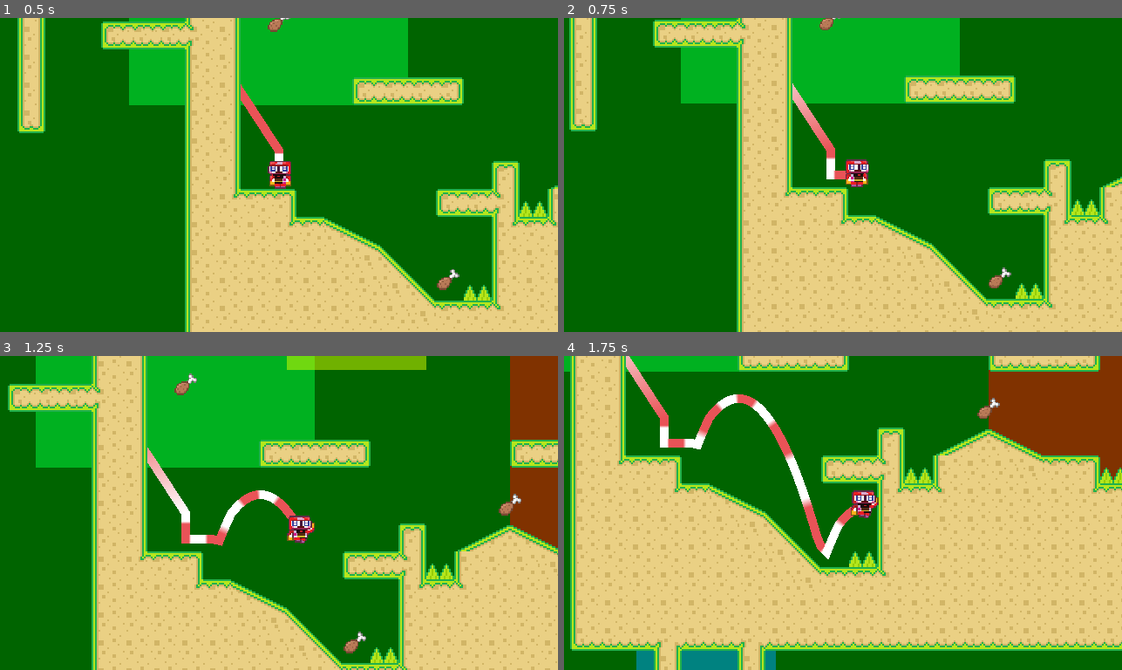
Above: before the commit, frames 1-4 (two rows, left to right).
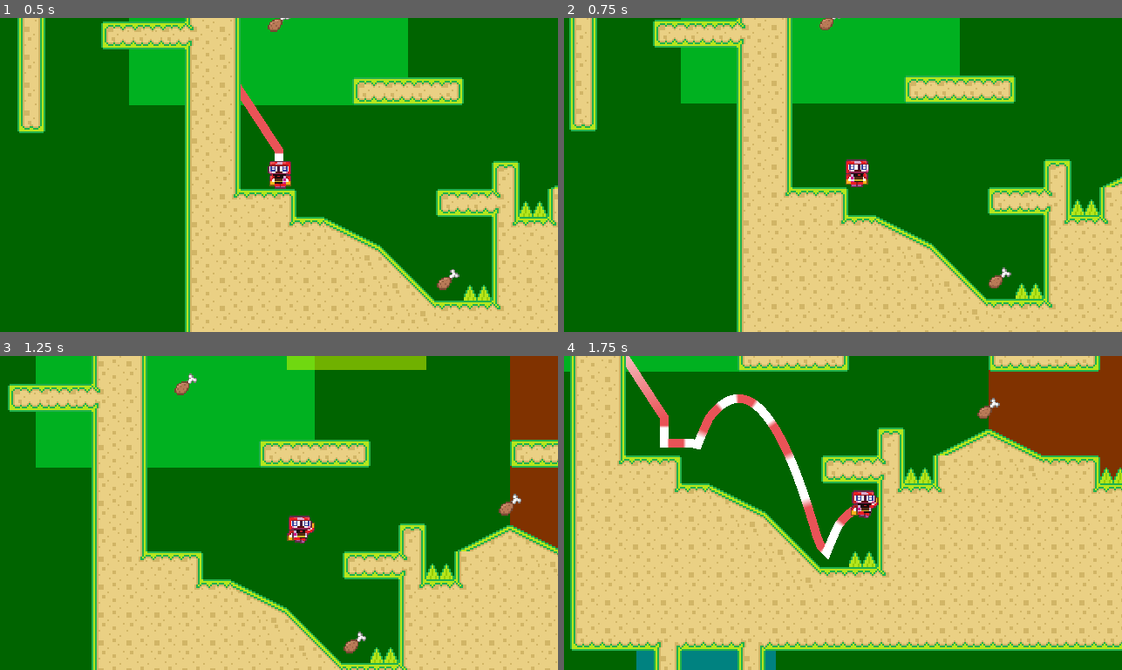
Above: after the commit, the same moments.

Repository: TeoRam23/GodotPlatformer
Game: Godot game, scene res://levels/level_one.tscn
Two runs of this game, one before a commit and one after it. Both use one fixed random seed, a clock stepped at 60 frames per second and the inputs below.
Inputs (mouse positions are in pixels of both pictures, inside the frame that each line leads up to):
- Up to frame 1 (0.5 s): no input
- Up to frame 2 (0.75 s): move the mouse to (965, 159) at 0.52 s; hold D (right) from 0.53 s (still down); hold G from 0.53 s (still down); tap L (L, bound only after the commit) at 0.6 s
- Up to frame 3 (1.25 s): keep holding D (right); keep holding G; tap W (jump) at 0.77 s
- Up to frame 4 (1.75 s): keep holding D (right); move the mouse to (731, 528) at 1.27 s; release G at 1.28 s; tap G at 1.35 s; tap W (jump) at 1.52 s; tap L (L, bound only after the commit) at 1.55 s

Frame 1 is identical in both runs. In frame 2, 0.5% of the frame differs, in the area x 40-51%, y 20-52%; in frame 3, 1.2%, in the area x 26-53%, y 29-61%; in frame 4, nothing differs.

Commit message:
linje toggle og anti gravity sphere
man kan skru av og på kul linje med L.
anti gravity sphere er som gravity sphere, men det går motsatt vei.
satt tilbake at det er den nyeste gravity area som gir gravitasjon, isteden for den eldste.

Diff:
--- /dev/null
+++ b/gravity/scenes/gravity_anti_sphere.tscn
@@ -0,0 +1,32 @@
+[gd_scene load_steps=5 format=3 uid="uid://c4o8wwykfgl57"]
+
+[ext_resource type="Script" path="res://gravity/scripts/gravity_anti_sphere.gd" id="1_nruh0"]
+
+[sub_resource type="CircleShape2D" id="CircleShape2D_g18cn"]
+radius = 16.0
+
+[sub_resource type="Gradient" id="Gradient_3b4d1"]
+offsets = PackedFloat32Array(0, 0.658065, 0.709677)
+colors = PackedColorArray(1, 0.7, 0, 1, 1, 0, 0, 0.454902, 0, 0, 1, 0)
+
+[sub_resource type="GradientTexture2D" id="GradientTexture2D_ank76"]
+gradient = SubResource("Gradient_3b4d1")
+width = 320
+height = 320
+fill = 1
+fill_from = Vector2(0.5, 0.5)
+metadata/_snap_enabled = true
+
+[node name="gravity_anti_sphere" type="Area2D"]
+z_index = -2
+collision_layer = 8
+collision_mask = 2
+script = ExtResource("1_nruh0")
+
+[node name="CollisionShape2D" type="CollisionShape2D" parent="."]
+shape = SubResource("CircleShape2D_g18cn")
+
+[node name="Sprite2D" type="Sprite2D" parent="CollisionShape2D"]
+position = Vector2(-2.38419e-07, -2.38419e-07)
+scale = Vector2(0.1, 0.1)
+texture = SubResource("GradientTexture2D_ank76")
--- /dev/null
+++ b/gravity/scripts/gravity_anti_sphere.gd
@@ -0,0 +1,5 @@
+extends Area2D
+
+
+# forteller player at dette er anti sphere
+var area_direction = -123456
--- a/gravity/scripts/gravity_sphere.gd
+++ b/gravity/scripts/gravity_sphere.gd
@@ -1,17 +1,5 @@
 extends Area2D
 
 
-#var target_position : Vector2
+# forteller player at dette er sphere
 var area_direction = 123456
-
-func _process(delta):
-	pass
-#	if get_overlapping_bodies():
-#		var entered_body
-#		var relative_position = target_position - global_position
-#		var angle_to_target = relative_position.angle()
-#
-#		# The angle is given in radians, you may convert it to degrees if needed
-#		var angle_in_degrees = rad_to_deg(angle_to_target)
-#
-#		print("Angle to target: ", angle_in_degrees)
--- a/levels/level_one.tscn
+++ b/levels/level_one.tscn
@@ -9,6 +9,7 @@
 [ext_resource type="PackedScene" uid="uid://hf8kpibst4e4" path="res://gravity/scenes/gravity_slope.tscn" id="7_okesb"]
 [ext_resource type="PackedScene" uid="uid://n7sgjhrn215g" path="res://gravity/scenes/gravity_sphere.tscn" id="8_1jkel"]
 [ext_resource type="PackedScene" uid="uid://b4a5o84456fe4" path="res://scenes/collision_sphere.tscn" id="9_vb12r"]
+[ext_resource type="PackedScene" uid="uid://c4o8wwykfgl57" path="res://gravity/scenes/gravity_anti_sphere.tscn" id="10_uhn1t"]
 
 [node name="LevelOne" instance=ExtResource("1_lom11")]
 next_level = ExtResource("2_0nyi1")
@@ -17,7 +18,7 @@
 position = Vector2(38, 58)
 
 [node name="LevelTileMap2" parent="." index="2" instance=ExtResource("3_k6l60")]
-layer_0/tile_data = PackedInt32Array(458754, 65536, 1, 45875 …(6657 unchanged characters)… -1834988, 196608, 2, -1900524, 196608, 0)
+layer_0/tile_data = PackedInt32Array(458754, 65536, 1, 45875 …(6657 unchanged characters)… -1834988, 196608, 2, -1900524, 196608, 0, -1900560, 65536, 3, -1900561, 262144, 0, -1835025, 458752, 3, -1835026, 262144, 0, -1769490, 196608, 1, -1703954, 196608, 1, -1638418, 196608, 1, -1572882, 262144, 3, -1900559, 65536, 3, -1900558, 65536, 3, -1900557, 458752, 0, -1835021, 262144, 3, -1835020, 458752, 0, -1572881, 458752, 0, -1507345, 262144, 3, -1507344, 65536, 3, -1507343, 65536, 3, -1507342, 65536, 3, -1507341, 458752, 3, -1572877, 262144, 0, -1572876, 65536, 3, -1769484, 196608, 2, -1572875, 131072, 3)
 layer_1/tile_data = PackedInt32Array(524295, 393220, 0, 458758, 393220, 0, 393221, 196612, 0, 393220, 131076, 0, 393219 …(283 unchanged characters)…
 
 [node name="LevelTileMap" parent="." index="3"]
@@ -283,3 +284,15 @@
 [node name="CollisionSphere" parent="." index="58" instance=ExtResource("9_vb12r")]
 position = Vector2(-50, -528)
 sides = 100
+
+[node name="gravity_sphere4" parent="." index="59" instance=ExtResource("10_uhn1t")]
+position = Vector2(-232, -424)
+scale = Vector2(3, 3)
+
+[node name="gravity_sphere5" parent="." index="60" instance=ExtResource("8_1jkel")]
+position = Vector2(-341, -654)
+scale = Vector2(8, 8)
+
+[node name="gravity_sphere6" parent="." index="61" instance=ExtResource("10_uhn1t")]
+position = Vector2(-341, -654)
+scale = Vector2(4, 4)
--- a/project.godot
+++ b/project.godot
@@ -102,6 +102,11 @@
 "events": [Object(InputEventKey,"resource_local_to_scene":false,"resource_name":"","device":-1,"window_id":0,"alt_pressed":false,"shift_pressed":false,"ctrl_pressed":false,"meta_pressed":false,"pressed":false,"keycode":0,"physical_keycode":32,"key_label":0,"unicode":32,"echo":false,"script":null)
 ]
 }
+L={
+"deadzone": 1.0,
+"events": [Object(InputEventKey,"resource_local_to_scene":false,"resource_name":"","device":-1,"window_id":0,"alt_pressed":false,"shift_pressed":false,"ctrl_pressed":false,"meta_pressed":false,"pressed":false,"keycode":0,"physical_keycode":76,"key_label":0,"unicode":108,"echo":false,"script":null)
+]
+}
 
 [layer_names]
 
--- a/scripts/Liner.gd
+++ b/scripts/Liner.gd
@@ -8,6 +8,7 @@
 @export var color = Color()
 @export var line_width = 5.0
 @export var length = 5
+@export var exists = true
 
 var color1
 var color2 = [ Color(1, 1, 1), Color(1, 1, 1),  Color(1, 1, 1)]
@@ -21,6 +22,8 @@
 
 # Called every frame. 'delta' is the elapsed time since the previous frame.
 func _process(delta):
+	if Input.is_action_just_pressed("L"):
+		exists = !exists
 	global_rotation_degrees = 0
 	currentPos = global_position
 	queue_redraw()
@@ -32,7 +35,8 @@
 	var line_color = [color, Color(1, 1, 1), color, Color(1, 1, 1), color, Color(1, 1, 1), color, Color(1, 1, 1), color, Color(1, 1, 1), color, Color(1, 1, 1), color, Color(1, 1, 1), color, Color(1, 1, 1), color]
 	points = points.duplicate()
 	points.reverse()
-	draw_polyline_colors(points, colorArray, line_width)
+	if exists:
+		draw_polyline_colors(points, colorArray, line_width)
 	for i in range(posArray.size()-1, -1, -1):
 		if i != 0:
 			posArray[i] = posArray[i-1]
--- a/scripts/player.gd
+++ b/scripts/player.gd
@@ -236,20 +236,28 @@
 
 func gravity_check():
 	if gravity_detector.get_overlapping_areas():
-		var entered_area2d = gravity_detector.get_overlapping_areas()[0]
+		var entered_area2d = gravity_detector.get_overlapping_areas()[-1]
 
 		if gravity_direction > 180:
 			gravity_direction -= 360
 		elif gravity_direction < -180:
 			gravity_direction += 360
 		if (rotation_degrees > gravity_direction - 0.01 and rotation_degrees < gravity_direction + 0.01):
+#		if 1 == 1:
 			gravity_direction = entered_area2d.area_direction
 
-			if gravity_direction == 123456:
+			if gravity_direction == 123456 or gravity_direction == -123456:
+
+#				for area in gravity_detector.get_overlapping_areas():
+#					if (area.area_direction == -123456 or area.area_direction == 123456) and area != entered_area2d:
+#						entered_area2d = area
+#						gravity_direction = area.area_direction
+#						break
 				var relative_position = entered_area2d.global_position - global_position
 				var angle_to_target = relative_position.angle()
 				var radian_direction = angle_to_target
-				gravity_direction = rad_to_deg(radian_direction) - 90
+#				print(gravity_direction / 123456)
+				gravity_direction = rad_to_deg(radian_direction) -  (90 * (gravity_direction / 123456))
 				radian_direction = deg_to_rad(gravity_direction)
 
 				if last_area != entered_area2d or last_grav != gravity_direction:
@@ -499,12 +507,13 @@
 			var entered_area2d = gravity_detector.get_overlapping_areas()[0]
 			var center = entered_area2d.global_position
 			var distance = center.distance_to(global_position)
-			var multiplier
-			if prevelocity.x <= 0:
-				multiplier = -1
-			else:
-				multiplier = 1
-			prevelocity.x = sqrt(gravity * movement_data.gravity_scale * distance) * multiplier
+#			var multiplier
+#			if prevelocity.x <= 0:
+#				multiplier = -1
+#			else:
+#				multiplier = 1
+#			prevelocity.x = sqrt(gravity * movement_data.gravity_scale * distance) * multiplier
+			prevelocity.x = sqrt(gravity * movement_data.gravity_scale * distance) * prevelocity.x / abs(prevelocity.x)
 			prevelocity.y = 0
 			print(prevelocity.x)
 			print("Gravity: ", gravity * movement_data.gravity_scale * 0.017, ", Delta: ", delta)
Not shown: 1 places in levels/level_one.tscn that only renumber resources
